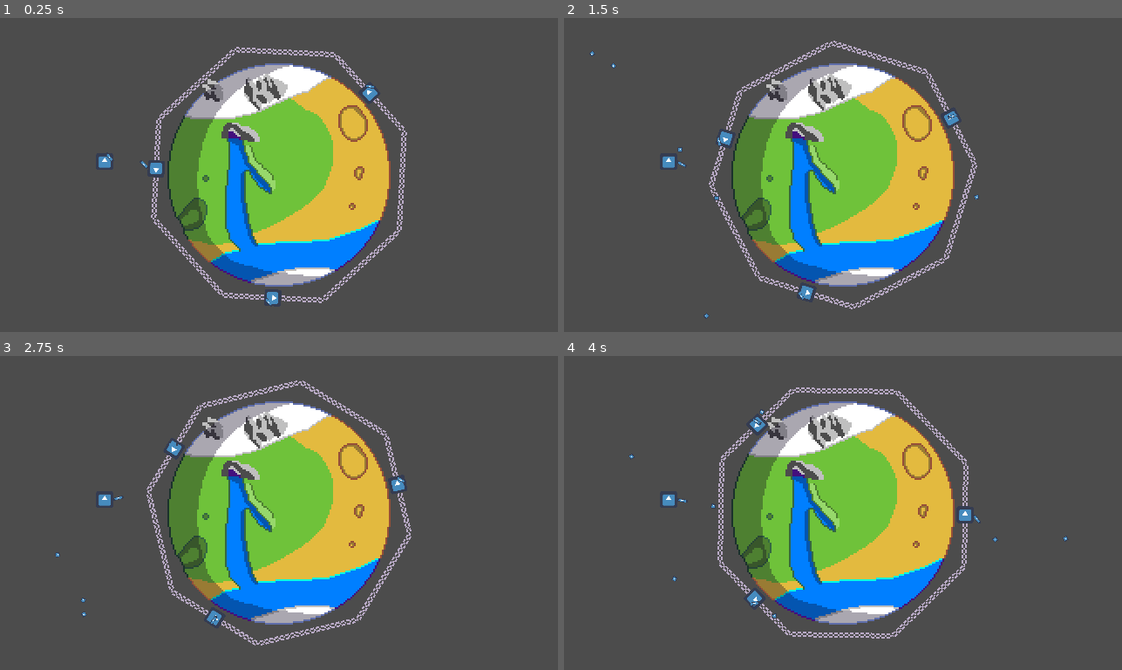
Above: before the commit, frames 1-4 (two rows, left to right).
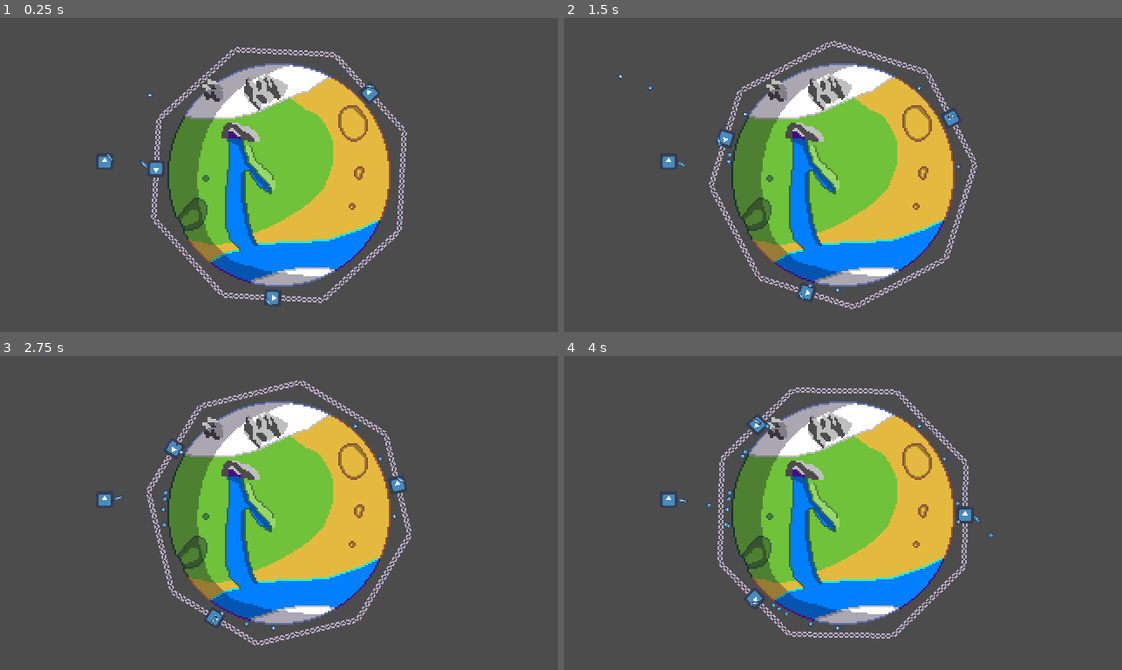
Above: after the commit, the same moments.

Repository: IgnacioMGarrido/BTP-GameJam
Game: Godot game, scene res://Scenes/MainScene.tscn
Two runs of this game, one before a commit and one after it. Both use one fixed random seed, a clock stepped at 60 frames per second and the inputs below. The engine's default icon, where the game draws it, is replaced by a stand-in: a white triangle on a blue panel in a dark square.
Inputs (mouse positions are in pixels of both pictures, inside the frame that each line leads up to):
- Up to frame 1 (0.25 s): no input
- Up to frame 2 (1.5 s): tap Enter (ui_accept) at 0.5, 0.77 s; move the mouse to (965, 159) at 0.52 s; move the mouse to (731, 190) at 1.27 s
- Up to frame 3 (2.75 s): tap Enter (ui_accept) at 1.52 s; move the mouse to (334, 443) at 2.02 s
- Up to frame 4 (4 s): move the mouse to (815, 575) at 2.77 s; tap Enter (ui_accept) at 3.02, 3.77 s; move the mouse to (1010, 560) at 3.52 s

The runs differ from the first frame. In frame 1, less than 0.1% of the frame differs, in the area x 26-28%, y 24-25%; in frame 2, less than 0.1%; in frame 3, less than 0.1%; in frame 4, 0.2%, in the area x 11-91%, y 17-88%.

Commit message:
Added Gravity to bullets

Diff:
--- a/BTP-Game/Scenes/MainScene.tscn
+++ b/BTP-Game/Scenes/MainScene.tscn
@@ -1,7 +1,8 @@
-[gd_scene load_steps=3 format=2]
+[gd_scene load_steps=4 format=2]
 
 [ext_resource path="res://Scenes/Planets/Planet.tscn" type="PackedScene" id=1]
 [ext_resource path="res://Scenes/Planets/Defenses/Turret.tscn" type="PackedScene" id=2]
+[ext_resource path="res://Scenes/Planets/Defenses/Bullet.tscn" type="PackedScene" id=3]
 
 [node name="MainScene" type="Node2D"]
 
@@ -10,3 +11,6 @@
 
 [node name="Turret" parent="." instance=ExtResource( 2 )]
 position = Vector2( 60, 82.3126 )
+
+[node name="Bullet" parent="." instance=ExtResource( 3 )]
+position = Vector2( 85.3196, 43.7353 )
--- a/BTP-Game/Scripts/Bullet.gd
+++ b/BTP-Game/Scripts/Bullet.gd
@@ -2,20 +2,39 @@
 
 class_name Bullet
 
-var speed : float = 75
+const G = 200000
+var center : Vector2
+
+var speed : float = 60
 var velocity : Vector2
+
+func _ready():
+	center = get_node("/root/MainScene/Planet").global_position
 
 func start(pos, dir):
 	rotation = dir
 	position = pos
 	velocity = Vector2(speed, 0).rotated(rotation)
 
+func acceleration(pos1 : Vector2, pos2 : Vector2):
+	var direction = pos1 - pos2
+	var length = sqrt(pow(direction.x, 2) + pow(direction.y, 2))
+	var normal_dir = direction.normalized()
+
+	return Vector2(normal_dir.x * (G / pow(length,2)), normal_dir.y * (G / pow(length,2)))
+
+
+
 func _physics_process(delta):
+	velocity += acceleration(center, self.position) * delta
 	var collision = move_and_collide(velocity * delta)
-	if collision:
-		velocity = velocity.bounce(collision.normal)
-		if collision.collider.has_method("hit"):
-			collision.collider.hit()
+
+
+#	if collision:
+#		velocity = velocity.bounce(collision.normal)
+#		if collision.collider.has_method("hit"):
+#			collision.collider.hit()
+
 
 func _on_VisibilityNotifier2D_screen_exited():
     queue_free()
--- a/BTP-Game/Scripts/Global.gd
+++ b/BTP-Game/Scripts/Global.gd
@@ -1,3 +1,4 @@
 extends Node
 
 const bullet_res = "res://Scenes/Planets/Defenses/Bullet.tscn"
+const main_scene = "res://Scenes/MainScene.tscn"
